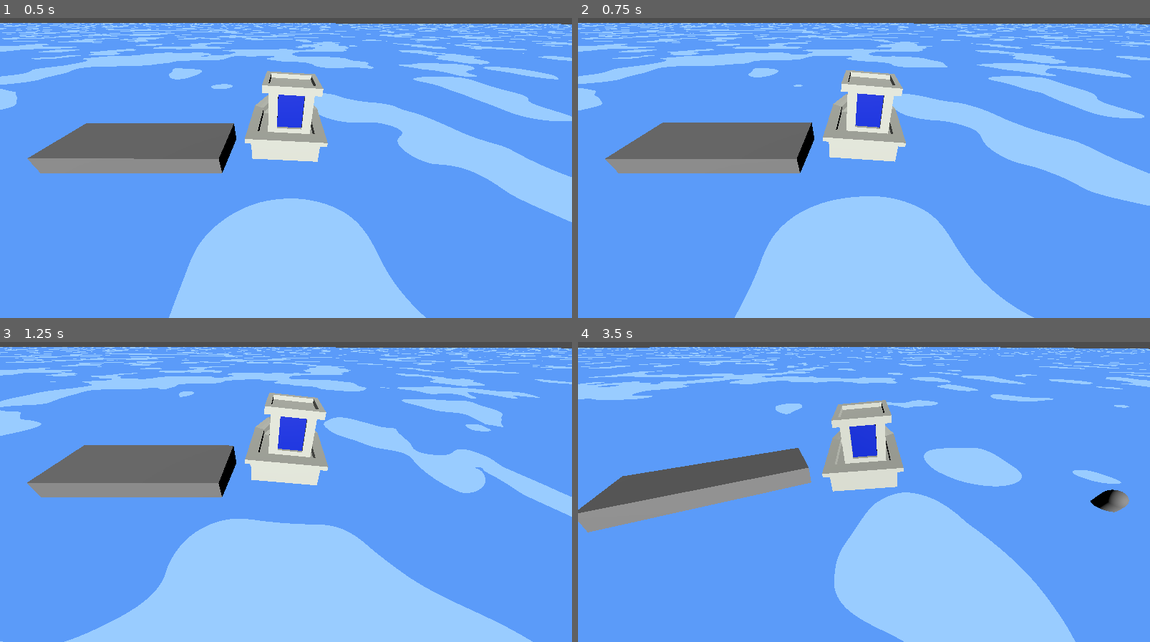
Above: before the commit, frames 1-4 (two rows, left to right).
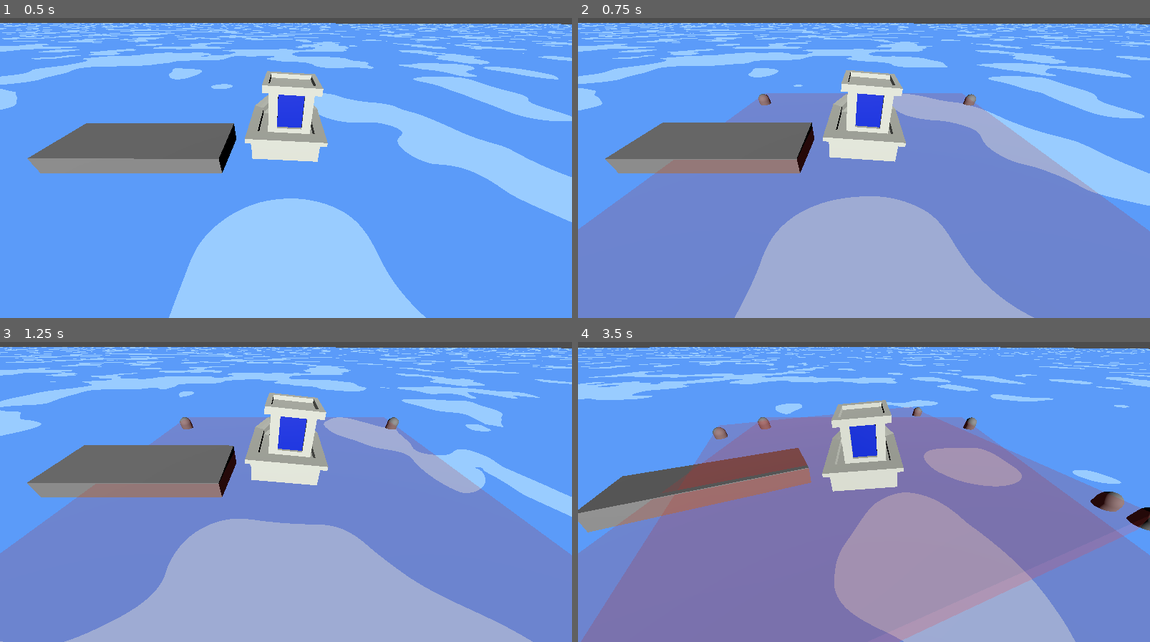
Above: after the commit, the same moments.

Repository: rustybucket-cloud/Ash-Tide
Game: Godot game, scene res://Scenes/main.tscn
The game is run twice, just before and just after one commit, with the same random seed, the same clock (stepped at 60 frames per second) and the same inputs. The project has no main scene, so this scene is started directly.
Inputs:
- Up to frame 1 (0.5 s): no input
- Up to frame 2 (0.75 s): hold D (rotate_right) from 0.53 s (still down); tap Space (available_action, bound only after the commit) at 0.6 s
- Up to frame 3 (1.25 s): keep holding D (rotate_right)
- Up to frame 4 (3.5 s): release D (rotate_right) at 1.28 s; hold S (move_backward) 1.28-2.03 s; tap Space (available_action, bound only after the commit) at 1.35, 2.1, 2.85 s; hold D (rotate_right) 2.03-2.78 s; hold W (move_forward) from 2.78 s (still down)

Frame 1 is identical in both runs. In frame 2, 54% of the frame differs, in the area x 0-100%, y 25-100%; in frame 3, 54%; in frame 4, 59%, in the area x 0-100%, y 21-100%.

Commit message:
farm area placement

Diff:
--- a/Scenes/buoy.tscn
+++ b/Scenes/buoy.tscn
@@ -1,12 +1,15 @@
-[gd_scene load_steps=3 format=3 uid="uid://do7qp5jyow7fj"]
+[gd_scene load_steps=4 format=3 uid="uid://do7qp5jyow7fj"]
+
+[ext_resource type="Script" uid="uid://dleld0c03ogc0" path="res://Scripts/buoy.gd" id="1_hw400"]
 
 [sub_resource type="CapsuleMesh" id="CapsuleMesh_b65cg"]
 
 [sub_resource type="CapsuleShape3D" id="CapsuleShape3D_b65cg"]
 
-[node name="Buoy" type="RigidBody3D"]
+[node name="Buoy" type="RigidBody3D" groups=["Buoy"]]
 transform = Transform3D(1, 0, 0, 0, 0.9659258, -0.25881904, 0, 0.25881904, 0.9659258, 0, 0, 0)
 gravity_scale = 0.0
+script = ExtResource("1_hw400")
 
 [node name="MeshInstance3D" type="MeshInstance3D" parent="."]
 transform = Transform3D(0.5, 0, 0, 0, 0.5, 0, 0, 0, 0.5, 0, 0, 0)
--- a/Scenes/farm_area.tscn
+++ b/Scenes/farm_area.tscn
@@ -6,7 +6,13 @@
 [sub_resource type="BoxShape3D" id="BoxShape3D_1ay15"]
 size = Vector3(10, 1, 10)
 
-[node name="Farm Area" type="Area3D"]
+[sub_resource type="BoxMesh" id="BoxMesh_y3l3b"]
+
+[sub_resource type="StandardMaterial3D" id="StandardMaterial3D_o2ltu"]
+transparency = 1
+albedo_color = Color(1, 0.21568628, 0.20784314, 0.20392157)
+
+[node name="Farm Area" type="Area3D" groups=["Farm Area"]]
 script = ExtResource("1_y3l3b")
 
 [node name="CollisionShape3D" type="CollisionShape3D" parent="."]
@@ -25,6 +31,12 @@
 [node name="Buoy4" parent="." instance=ExtResource("2_y3l3b")]
 transform = Transform3D(1, 0, 0, 0, 0.9659258, -0.25881904, 0, 0.25881904, 0.9659258, -4.96595, 0, -4.799322)
 
+[node name="OccupiedMesh" type="MeshInstance3D" parent="."]
+transform = Transform3D(9.908111, 0, 0, 0, 0.9603836, 0, 0, 0, 9.974824, 0, 0, 0)
+visible = false
+mesh = SubResource("BoxMesh_y3l3b")
+surface_material_override/0 = SubResource("StandardMaterial3D_o2ltu")
+
 [connection signal="area_entered" from="." to="." method="_on_area_entered"]
 [connection signal="area_exited" from="." to="." method="_on_area_exited"]
 [connection signal="area_shape_entered" from="." to="." method="_on_area_shape_entered"]
--- a/Scenes/player.tscn
+++ b/Scenes/player.tscn
@@ -1,13 +1,24 @@
-[gd_scene load_steps=3 format=3 uid="uid://ca7mnhr4opq30"]
+[gd_scene load_steps=5 format=3 uid="uid://ca7mnhr4opq30"]
 
 [ext_resource type="Script" uid="uid://4fx2w1l1jdko" path="res://Scripts/player.gd" id="1_v0iea"]
+[ext_resource type="PackedScene" uid="uid://dn8u7w2twn11o" path="res://Scenes/farm_area.tscn" id="2_6t5aa"]
 [ext_resource type="PackedScene" uid="uid://d1fy1apxq704h" path="res://Scenes/boat.tscn" id="2_cvnsp"]
+
+[sub_resource type="BoxShape3D" id="BoxShape3D_6t5aa"]
 
 [node name="Player" type="Node3D" groups=["Player"]]
 script = ExtResource("1_v0iea")
+farm_area_scene = ExtResource("2_6t5aa")
 
 [node name="Boat" parent="." groups=["Player"] instance=ExtResource("2_cvnsp")]
 transform = Transform3D(1, 0, 0, 0, 1, 0, 0, 0, 1, 0, 1, 0)
 
 [node name="Camera3D" type="Camera3D" parent="Boat"]
 transform = Transform3D(0.9999981, -0.0009337012, -0.0017210757, 0.0017204874, 0.8386379, 0.5446867, 0.0009347847, -0.5446886, 0.83863795, 0, 2.519605, 5.601495)
+
+[node name="TriggerDetector" type="Area3D" parent="Boat"]
+transform = Transform3D(2, 0, 0, 0, 2, 0, 0, 0, 2, 0, 0, 0)
+
+[node name="CollisionShape3D" type="CollisionShape3D" parent="Boat/TriggerDetector"]
+transform = Transform3D(1, 0, 0, 0, -4.371139e-08, -1, 0, 1, -4.371139e-08, 0, 0.38329744, 0.12039167)
+shape = SubResource("BoxShape3D_6t5aa")
--- a/Scripts/buoy.gd
+++ b/Scripts/buoy.gd
@@ -10,3 +10,11 @@
 
 func _physics_process(delta: float) -> void:
 	bobber.bob(delta)
+
+
+func disable_collisions() -> void:
+	$CollisionShape3D.disabled = true
+
+
+func enable_collisions() -> void:
+	$CollisionShape3D.disabled = false
--- a/Scripts/farm_area.gd
+++ b/Scripts/farm_area.gd
@@ -2,6 +2,8 @@
 
 signal player_entered()
 signal player_exited()
+
+@onready var occupied_mesh = $OccupiedMesh
 
 
 func _on_body_entered(body: Node3D) -> void:
@@ -9,7 +11,22 @@
 		player_entered.emit()
 
 
-
 func _on_body_exited(body: Node3D) -> void:
 	if body.is_in_group("Player"):
 		player_exited.emit()
+
+
+func show_occupied() -> void:
+	occupied_mesh.visible = true
+
+
+func hide_occupied() -> void:
+	occupied_mesh.visible = false
+
+
+func show_buoy_red() -> void:
+	pass
+
+
+func hide_buoy_red() -> void:
+	pass
--- a/Scripts/player.gd
+++ b/Scripts/player.gd
@@ -1,9 +1,68 @@
 extends Node3D
 
+@export var farm_area_scene : PackedScene
+var new_farm_area
+
 @onready var boat = $Boat
+@onready var detector = $Boat/TriggerDetector
+
+var is_in_farm_area := false
+
+func _ready() -> void:
+	pass
+	#detector.area_entered.connect(_on_area_entered)
+	#detector.area_exited.connect(_on_area_exited)
+
+
+func _process(_delta: float) -> void:
+	if Input.is_action_just_pressed("available_action"):
+		### Place new farm area ###
+		if new_farm_area != null:
+			if not is_in_farm_area:
+				# re-enable collisions
+				for child in new_farm_area.find_children("*", "RigidBody3D", true, false):
+					if child.is_in_group("Buoy"):
+						child.enable_collisions()
+				new_farm_area.remove_from_group("New Farm Area")
+				new_farm_area = null
+		### Start placing new farm area ###
+		else:
+			new_farm_area = farm_area_scene.instantiate()
+			new_farm_area.global_position = Vector3(boat.global_position.x, 0.0, boat.global_position.z)
+
+			# disable collisions during placement
+			for child in new_farm_area.find_children("*", "RigidBody3D", true, false):
+				if child.is_in_group("Buoy"):
+					child.disable_collisions()
+
+			new_farm_area.area_entered.connect(_on_area_entered)
+			new_farm_area.area_exited.connect(_on_area_exited)
+
+			get_tree().current_scene.add_child(new_farm_area)
+
 
 func _physics_process(delta: float) -> void:
 	var move_input = Input.get_axis("move_backward", "move_forward")
 	var turn_input = Input.get_axis("rotate_right", "rotate_left")
 
 	boat.move(move_input, turn_input, delta)
+
+	if new_farm_area != null:
+		new_farm_area.global_position = Vector3(boat.global_position.x, 0.0, boat.global_position.z)
+		new_farm_area.global_basis = boat.global_basis
+
+
+func _on_area_entered(area: Area3D) -> void:
+	if area.is_in_group("Farm Area"):
+		area.show_occupied()
+		if new_farm_area != null:
+			new_farm_area.show_occupied()
+		is_in_farm_area = true
+
+
+func _on_area_exited(area: Area3D) -> void:
+	if area.is_in_group("Farm Area"):
+		area.hide_occupied()
+		if new_farm_area != null:
+			new_farm_area.hide_occupied()
+		is_in_farm_area = false
--- a/project.godot
+++ b/project.godot
@@ -44,6 +44,11 @@
 , Object(InputEventKey,"resource_local_to_scene":false,"resource_name":"","device":-1,"window_id":0,"alt_pressed":false …(186 unchanged characters)…
 ]
 }
+available_action={
+"deadzone": 0.2,
+"events": [Object(InputEventKey,"resource_local_to_scene":false,"resource_name":"","device":-1,"window_id":0,"alt_pressed":false,"shift_pressed":false,"ctrl_pressed":false,"meta_pressed":false,"pressed":false,"keycode":0,"physical_keycode":32,"key_label":0,"unicode":32,"location":0,"echo":false,"script":null)
+]
+}
 
 [rendering]
 
Not shown: 1 places in Scenes/farm_area.tscn that only renumber resources
